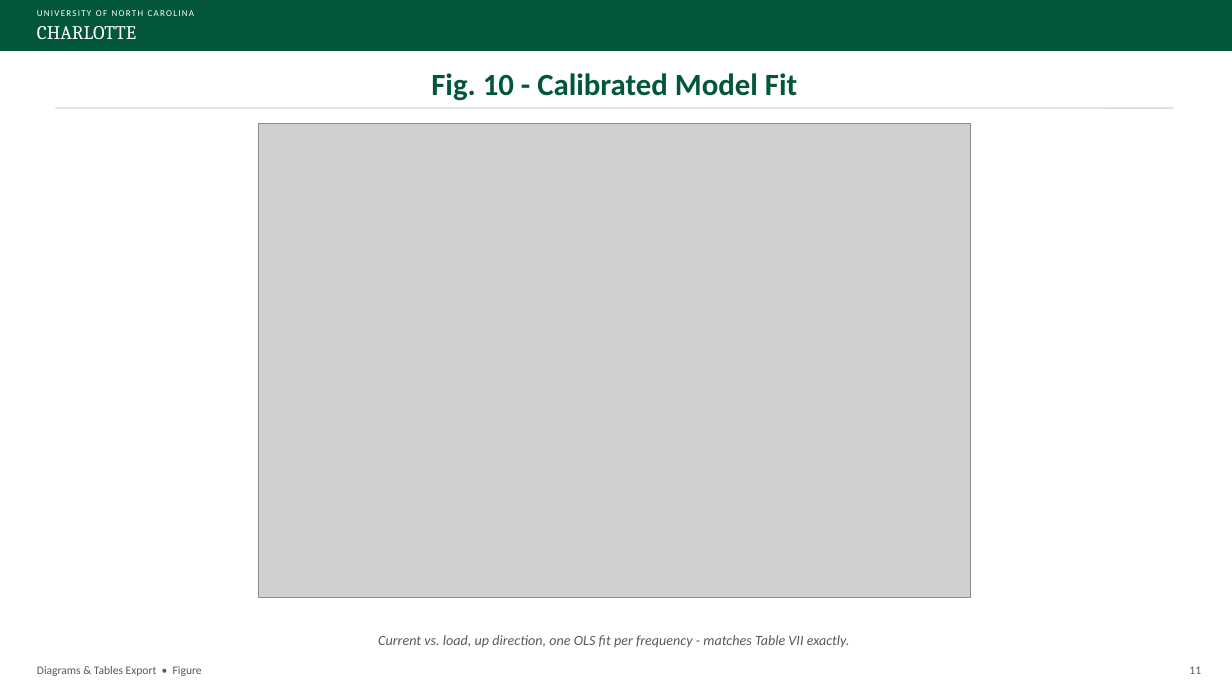
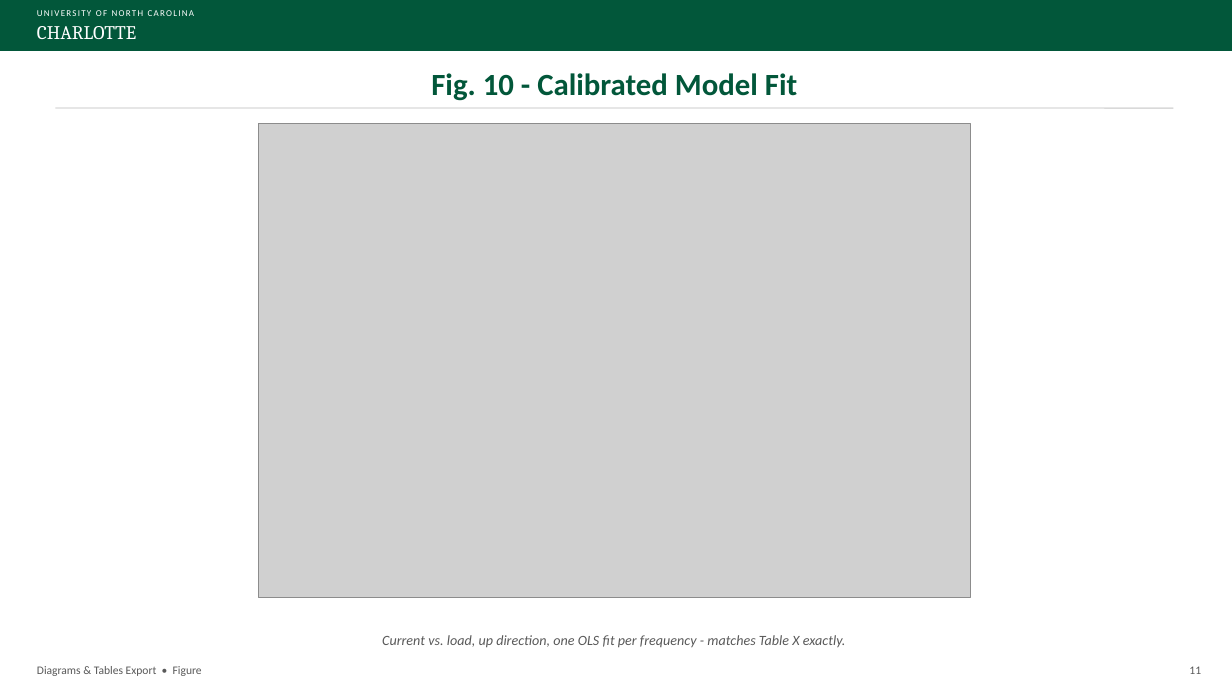
Before and after one commit to David-4529/Capstone, a slide deck: slide 11 of docs/paper/Sensorless_Load_Estimation_Diagrams_Tables_Export_Rev13.pptx. Drawn at 1232x693 pixels with LibreOffice and Linux fonts; fonts in the diff are those of the drawing; grey boxes stand for pictures. Boxes give left, top, right and bottom in pixels: in the first picture for what was removed or moved away, otherwise in the second. Text is boxed around its words. In the diff, an @@ line names an element or a change of style, - is before the commit and + after.

```diff
--- a/docs/paper/Sensorless_Load_Estimation_Diagrams_Tables_Export_Rev13.pptx
+++ b/docs/paper/Sensorless_Load_Estimation_Diagrams_Tables_Export_Rev13.pptx
@@ text at box(382, 635, 846, 648): text changed @@
-Current vs. load, up direction, one OLS fit per frequency - matches Table VII exactly.
+Current vs. load, up direction, one OLS fit per frequency - matches Table X exactly.
```
Also in this commit, not shown: 8 other slides changed.
